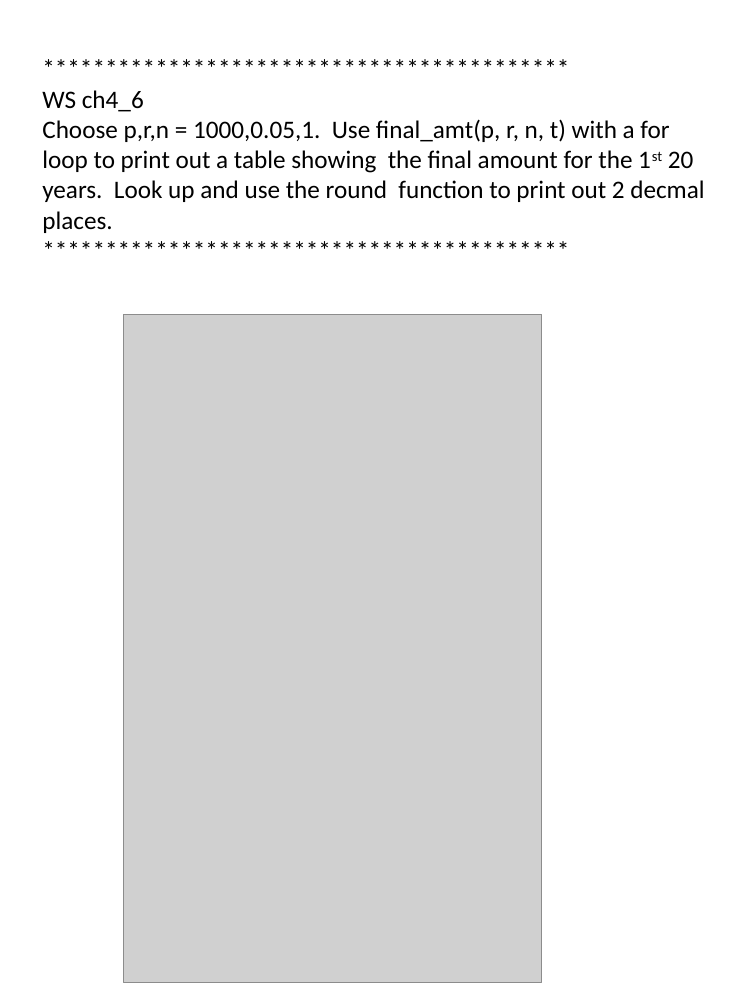
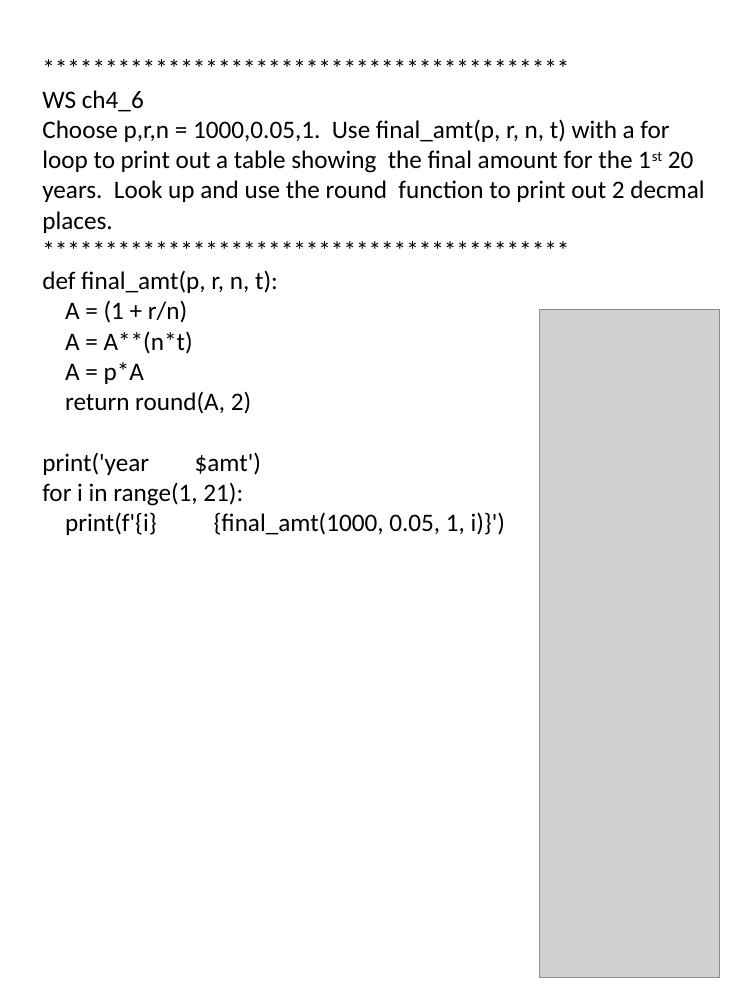
Before and after one commit to Lor3nzoMartinez/Python, a slide deck: slide 5 of Homework/ch 4 functions.pptx (slide 21 before the commit). Drawn at 756x1008 pixels with LibreOffice and Linux fonts; fonts in the diff are those of the drawing; grey boxes stand for pictures. Boxes give left, top, right and bottom in pixels: in the first picture for what was removed or moved away, otherwise in the second. Text is boxed around its words. In the diff, an @@ line names an element or a change of style, - is before the commit and + after.

```diff
--- a/Homework/ch 4 functions.pptx
+++ b/Homework/ch 4 functions.pptx
@@ text at [42, 270, 505, 535]: paragraphs added @@
+def final_amt(p, r, n, t):
+A = (1 + r/n)
+A = A**(n*t)
+A = p*A
+return round(A, 2)
+print('year $amt')
+for i in range(1, 21):
+print(f'{i} {final_amt(1000, 0.05, 1, i)}')
@@ picture: place and size @@
-picture at [123, 314, 542, 983]
+picture at [539, 309, 720, 978]
```
Also in this commit, not shown: 7 other slides changed, 25 slides removed, 59 other files.
